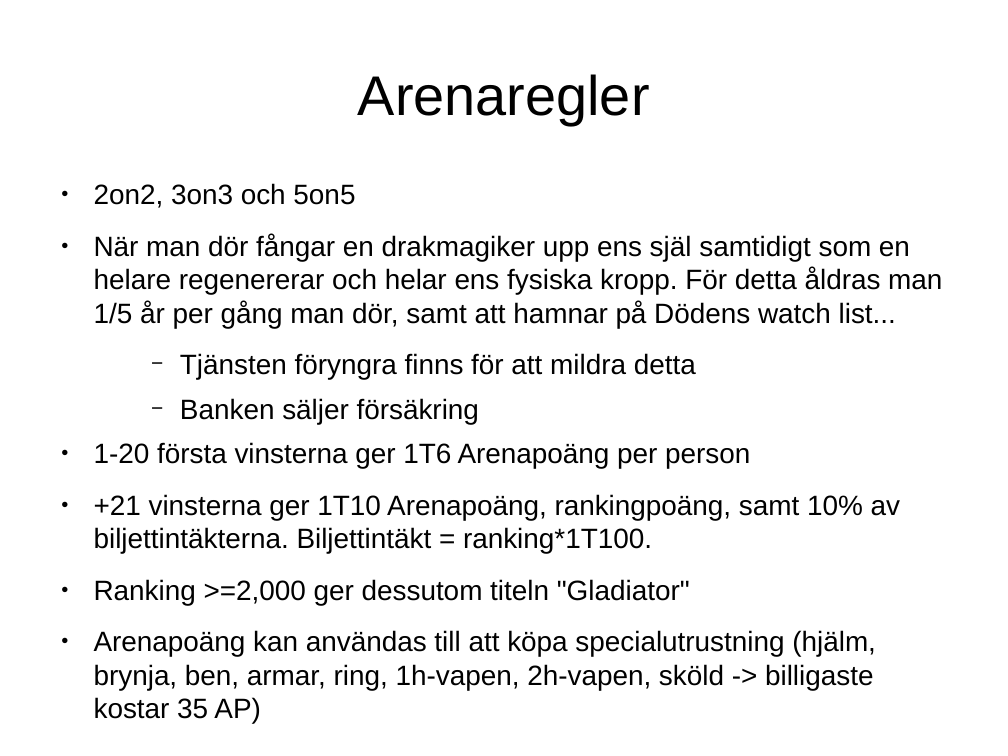
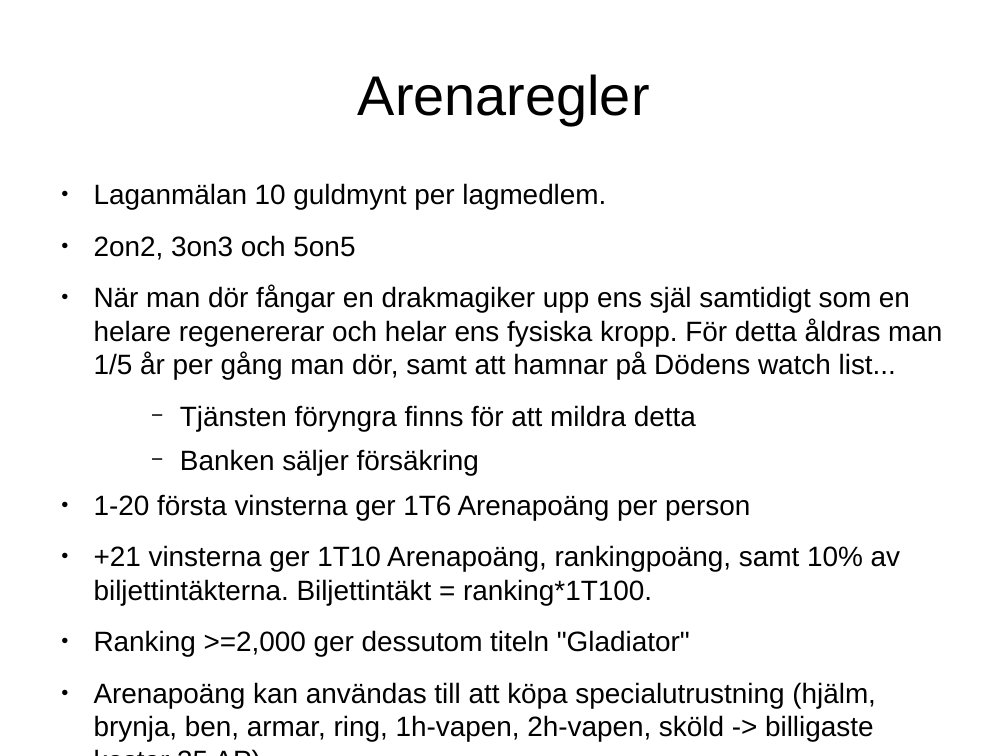
Before and after one commit to gnast/fantasy_wowed, a slide deck: slide 11 of Mod/Praktiska regler.odp. Drawn at 1008x756 pixels with LibreOffice and Linux fonts; fonts in the diff are those of the drawing. Boxes give left, top, right and bottom in pixels: in the first picture for what was removed or moved away, otherwise in the second. Text is boxed around its words. In the diff, an @@ line names an element or a change of style, - is before the commit and + after.

Commit message:
regler till arena

```diff
--- a/Mod/Praktiska regler.odp
+++ b/Mod/Praktiska regler.odp
@@ text at [94,183,606,210]: paragraph added @@
+● Laganmälan 10 guldmynt per lagmedlem.
```
Also in this commit, not shown: 6 other files.
